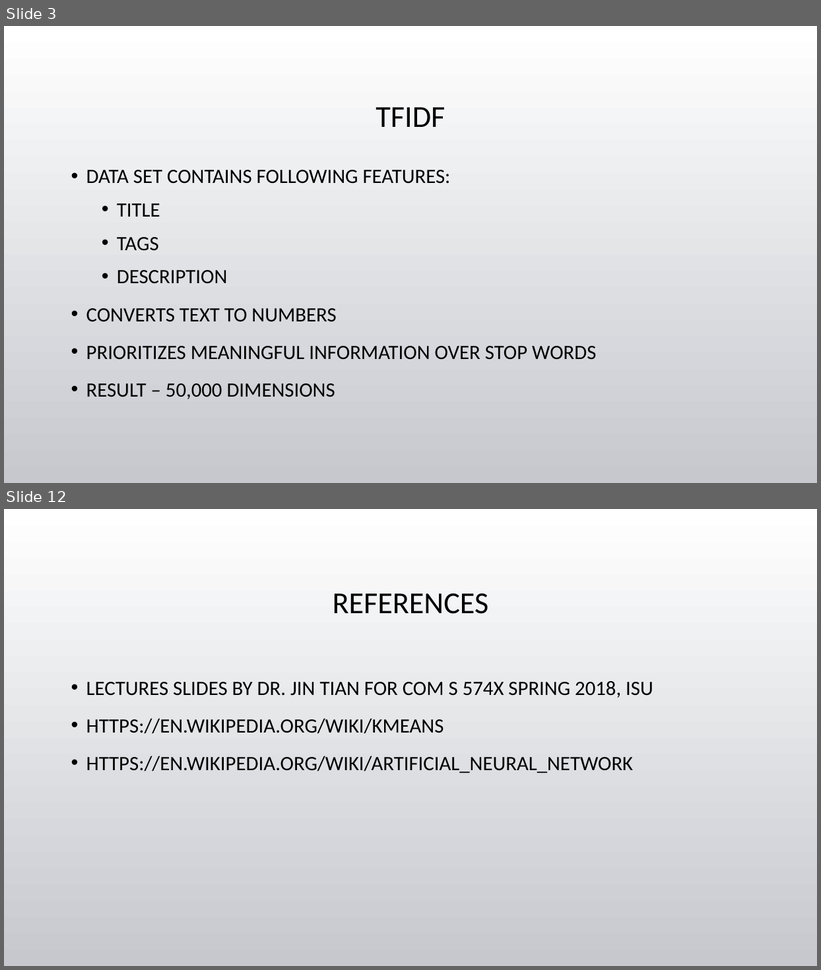
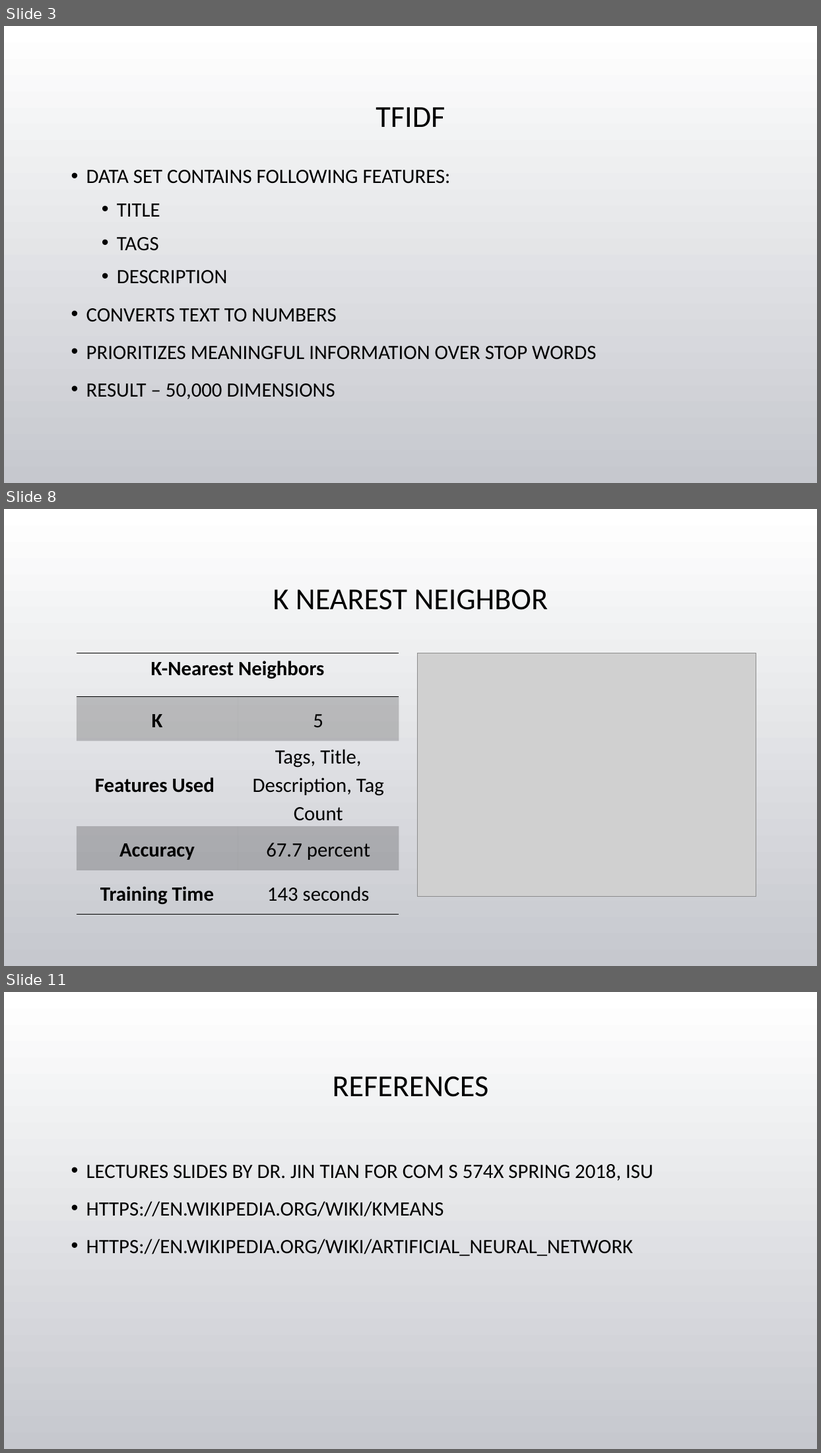
Before and after one commit to tgore03/ClassiTube, a slide deck: Categorizing YouTube Videos.pptx. Shown one above the other, each under a label of ours: slides 3 and 12 before the commit, slides 3, 8 and 11 after it; the slides between them are not shown. The pictures are 821x970 and 821x1453 pixels, drawn with LibreOffice and Linux fonts; fonts in the diff are those of the drawing; grey boxes stand for pictures; background and template pictures are left out. Boxes give left, top, right and bottom in pixels: in the first picture for what was removed or moved away, otherwise in the second. Text is boxed around its words. In the diff, an @@ line names an element or a change of style, - is before the commit and + after.

```diff
--- a/Categorizing YouTube Videos.pptx
+++ b/Categorizing YouTube Videos.pptx
@@ slide 8 added at [4, 509, 817, 966], background picture (left out) @@
@@ title added at [273, 590, 548, 610], 36 pt, text #000000 @@
+K NEAREST NEIGHBOR
@@ table added at [77, 653, 399, 912], 5 rows, 2 columns @@
+K-Nearest Neighbors | 
+K | 5
+Features Used | Tags, Title, Description, Tag Count
+Accuracy | 67.7 percent
+Training Time | 143 seconds
@@ picture added at [418, 653, 756, 896] @@
@@ what was slide 12 is now slide 11 @@
```
Also in this commit, not shown: 4 slides changed, 3 other slides added, 5 slides removed, 5 other files.
